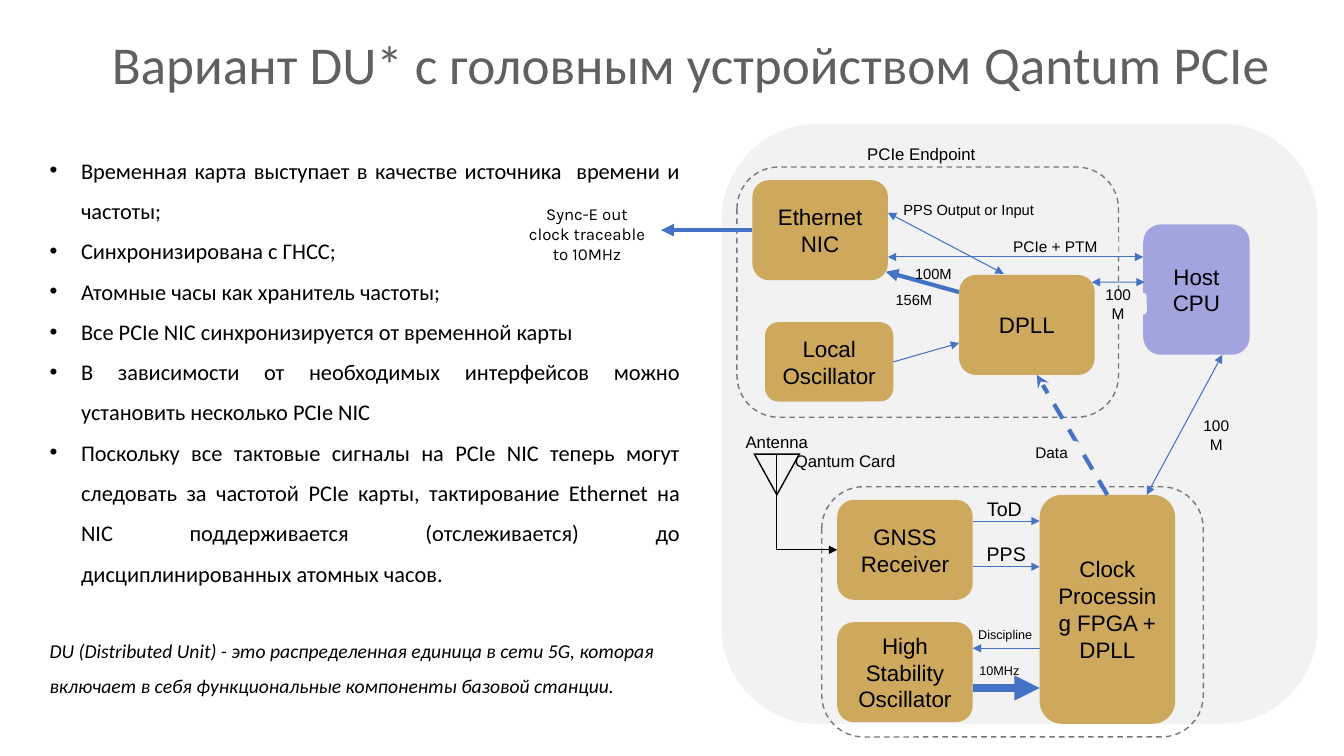
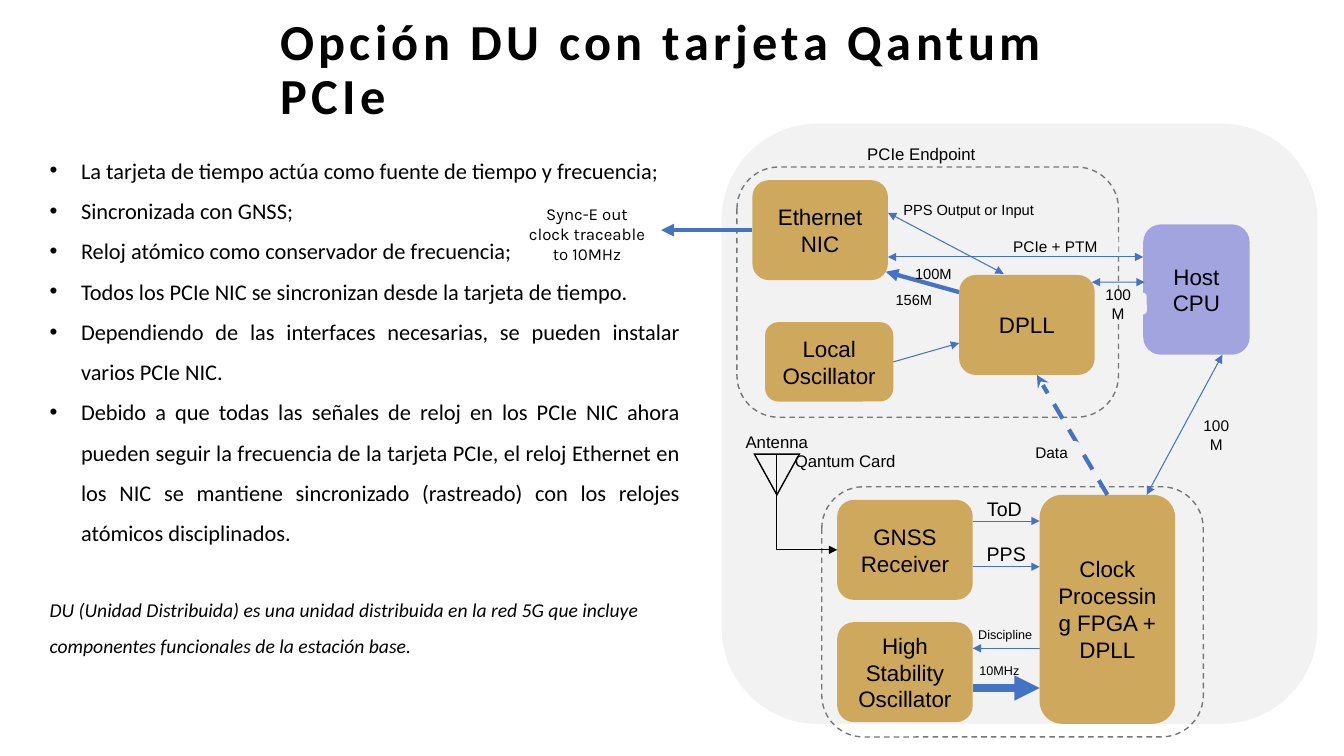
Before and after one commit to SiwaNetwork/QUANTUM, a slide deck: slide 30 of Time-Card/ДОКУМЕНТЫ/МАТЕРИАЛ СТАТЬИ/Синхронизация кейсы на испанском.pptx (slide 33 before the commit). Drawn at 1344x756 pixels with LibreOffice and Linux fonts; fonts in the diff are those of the drawing. Boxes give left, top, right and bottom in pixels: in the first picture for what was removed or moved away, otherwise in the second. Text is boxed around its words. In the diff, an @@ line names an element or a change of style, - is before the commit and + after.

Commit message:
27733

```diff
--- a/Time-Card/ДОКУМЕНТЫ/МАТЕРИАЛ СТАТЬИ/Синхронизация кейсы на испанском.pptx
+++ b/Time-Card/ДОКУМЕНТЫ/МАТЕРИАЛ СТАТЬИ/Синхронизация кейсы на испанском.pptx
@@ title at [280,24,1041,115]: text changed; size 38 to 36 pt; text colour #5F6062 to #000000; bold on @@
-Вариант DU* с головным устройством Qantum PCIe
+Opción DU con tarjeta Qantum PCIe
@@ text at [50,163,680,656]: text changed @@
-• Временная карта выступает в качестве источника времени и частоты;
-• Синхронизирована с ГНСС;
-• Атомные часы как хранитель частоты;
-• Все PCIe NIC синхронизируется от временной карты
-• В зависимости от необходимых интерфейсов можно установить несколько PCIe NIC
-• Поскольку все тактовые сигналы на PCIe NIC теперь могут следовать за частотой PCIe карты, тактирование Ethernet на NIC поддерживается (отслеживается) до дисциплинированных атомных часов.
-DU (Distributed Unit) - это распределенная единица в сети 5G, которая включает в себя функциональные компоненты базовой станции.
+• La tarjeta de tiempo actúa como fuente de tiempo y frecuencia;
+• Sincronizada con GNSS;
+• Reloj atómico como conservador de frecuencia;
+• Todos los PCIe NIC se sincronizan desde la tarjeta de tiempo.
+• Dependiendo de las interfaces necesarias, se pueden instalar varios PCIe NIC.
+• Debido a que todas las señales de reloj en los PCIe NIC ahora pueden seguir la frecuencia de la tarjeta PCIe, el reloj Ethernet en los NIC se mantiene sincronizado (rastreado) con los relojes atómicos disciplinados.
+DU (Unidad Distribuida) es una unidad distribuida en la red 5G que incluye componentes funcionales de la estación base.
```
Also in this commit, not shown: 24 other slides changed, 10 slides added, 12 slides removed.
